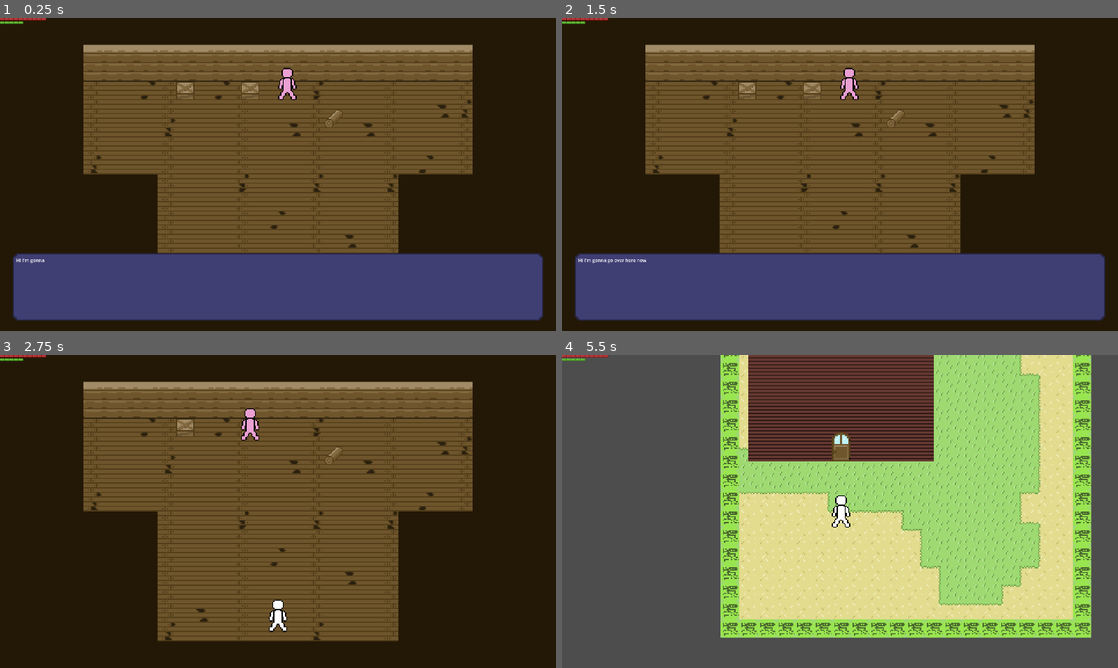
Above: before the commit, frames 1-4 (two rows, left to right).
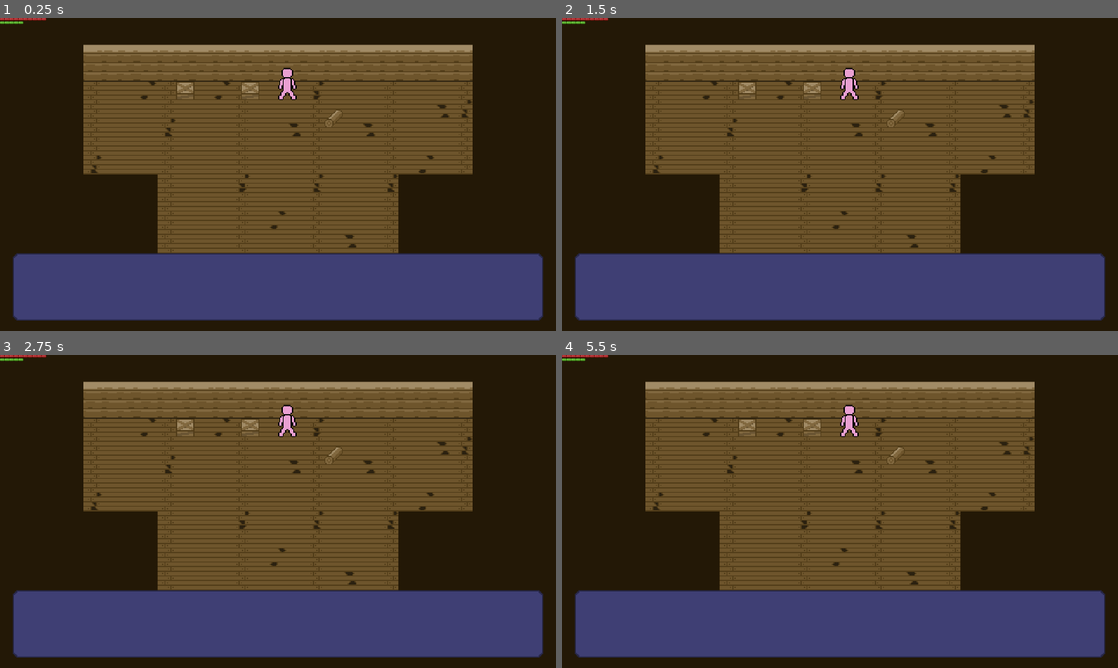
Above: after the commit, the same moments.

Repository: minimar/survivalgamething
Game: Godot game, scene res://Scenes/cabin.tscn
The game is run twice, just before and just after one commit, with the same random seed, the same clock (stepped at 60 frames per second) and the same inputs. This scene is started directly instead of the project's main scene.
Inputs (mouse positions are in pixels of both pictures, inside the frame that each line leads up to):
- Up to frame 1 (0.25 s): no input
- Up to frame 2 (1.5 s): tap Enter at 0.5 s; move the mouse to (962, 158) at 0.52 s; hold D (ui_right) 0.53-1.28 s; hold Right mouse button (Aim) 0.53-1.28 s; tap Space at 1.25 s; move the mouse to (728, 190) at 1.27 s; hold S (ui_down) from 1.28 s (still down); click (728, 190) at 1.35 s
- Up to frame 3 (2.75 s): tap Enter at 2 s; move the mouse to (333, 442) at 2.02 s; release S (ui_down) at 2.03 s; hold D (ui_right) from 2.03 s (still down); tap E (Interact) at 2.1 s
- Up to frame 4 (5.5 s): move the mouse to (812, 574) at 2.77 s; release D (ui_right) at 2.78 s; hold W (ui_up) 2.78-3.53 s; tap F (Quick Eat) at 2.85 s; move the mouse to (1006, 558) at 3.52 s; hold Right mouse button (Aim) 3.53-4.28 s; hold A (ui_left) 3.53-5.03 s; move the mouse to (673, 464) at 4.27 s; click (673, 464) at 4.35 s; tap Space at 5 s; move the mouse to (867, 511) at 5.02 s; hold S (ui_down) from 5.03 s (still down); tap E (Interact) at 5.1 s

The runs differ from the first frame. In frame 1, less than 0.1% of the frame differs, in the area x 2-8%, y 76-79%; in frame 2, less than 0.1%; in frame 3, 21%; in frame 4, 98%, in the area x 0-100%, y 0-100%.
Error after the commit: Invalid access to property or key 'scene1' on a base object of type 'Dictionary'. (res://Scripts/dialogue.gd:61)

Commit message:
Basic Dialogue Additions

Diff:
--- a/Scenes/Instanced Objects/NPCS/girl.tscn
+++ b/Scenes/Instanced Objects/NPCS/girl.tscn
@@ -1,5 +1,6 @@
-[gd_scene load_steps=7 format=3 uid="uid://ce1oibigtalrs"]
+[gd_scene load_steps=8 format=3 uid="uid://ce1oibigtalrs"]
 
+[ext_resource type="Script" path="res://Scripts/girl.gd" id="1_nus01"]
 [ext_resource type="Texture2D" uid="uid://bs7noufq1tg53" path="res://Assets/Sprites/girlTemp.png" id="1_xfbuy"]
 [ext_resource type="PackedScene" uid="uid://n6r0marigtb4" path="res://Scenes/Instanced Objects/dialogue_area.tscn" id="2_2pqsh"]
 [ext_resource type="PackedScene" uid="uid://bovm0gljtusgb" path="res://Scenes/Instanced Objects/cutscene_object.tscn" id="3_tune5"]
@@ -23,6 +24,7 @@
 size = Vector2(16, 16)
 
 [node name="Girl" type="CharacterBody2D"]
+script = ExtResource("1_nus01")
 
 [node name="Sprite" type="AnimatedSprite2D" parent="."]
 sprite_frames = SubResource("SpriteFrames_hj34l")
--- a/Scripts/dialogue.gd
+++ b/Scripts/dialogue.gd
@@ -13,18 +13,22 @@
 var dialoguePos:int
 
 var sceneDict = {
-	'scene1' = {
+	'meek0' = {
 		'dialogue': [
-			'Hi I\'m gonna go over here now',
-			'###test',
-			'wee that was fun'
-		]
-	},
-	'scene2' = {
+			'"Hey, you\'re back! D-did you find anything cool?"'
+		]},
+	'meek1' = {
 		'dialogue': [
-			'Did you like my zoomin'
-		]
-	}
+			'"Oh! You startled me.."'
+		]},
+	'soon0' = {
+		'dialogue': [
+			'"Hmm, did you forget something?"'
+		]},
+	'soon1' = {
+		'dialogue': [
+			'"Hey! Are you teasing me?"'
+		]}
 }
 
 var eventHold = false
@@ -101,3 +105,11 @@
 	tween.tween_callback(advanceScene)
 	tween.tween_property(self,"eventHold",false,0)
 	tween.tween_property(girl.find_child("dialogueArea"),"sceneID","scene2",0)
+
+func evalDialogue():
+	var girl := findGirl()
+	var tween = create_tween()
+	var mood = girl.mood
+	var confidence = girl.confidence
+	for scenes in sceneDict:
+		pass
--- /dev/null
+++ b/Scripts/girl.gd
@@ -0,0 +1,2 @@
+@export var mood = 0
+@export var confidence = 0
